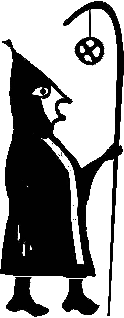
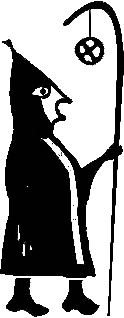
Layer changes from the first 124px x 318px image to the second:
pixels changed over [15, 277, 83, 280] (layer not identified)
